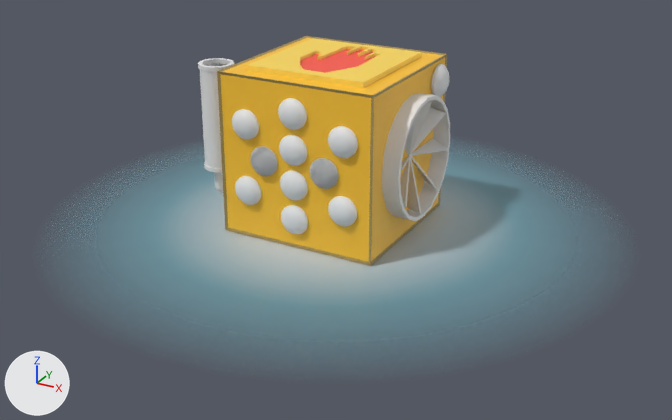
What one commit did to the glTF model static/puzzlebox.glb.
Camera for both pictures: a 50 mm lens placed at (5.27, -9.58, 4.9), pointed at (0.17, -0.3, 0.26). Lighting does not change. The marker at lower left points along +X, +Y and +Z. Where no turn or scale is listed for an object, it has been applied to the vertices. Vertices at the same position are counted once.

The older version as bpy lines, for what is in view:
```python
me_circle = bpy.data.meshes.new('Circle')
me_circle.from_pydata(...)  # 67 vertices, 99 faces; spans x -1.3..1.3, y -1.3..1.3, z 0.0
me_circle.materials.append(mat_material)
me_cylinder = bpy.data.meshes.new('Cylinder')
me_cylinder.from_pydata(...)  # 64 vertices, 64 faces; spans x -0.201..0.201, y -0.201..0.201, z -0.644..0.644
me_plane_002 = bpy.data.meshes.new('Plane.002')
me_plane_002.from_pydata(...)  # 4 vertices, 2 faces; spans x -0.539..0.539, y -0.724..0.724, z 0.0
me_plane_002.materials.append(mat_material)
ob_circle = bpy.data.objects.new('Circle', me_circle)
ob_circle.location = (0.0, 0.0, 0.0)
ob_circle.scale = (2.9, 2.9, 2.9)
ob_cylinder = bpy.data.objects.new('Cylinder', me_cylinder)
ob_cylinder.location = (-1.29, -0.66, 1.33)
ob_hand_inner = bpy.data.objects.new('hand-inner', me_plane_002)
ob_hand_inner.location = (0.0, -0.01, 2.05)
# also in view: 'Plane' at (1.11, 0.0, 1.02); 'Circle.002' at (0.0, -1.06, 1.03); 'hand-key' at (0.0, -0.01, 2.04); 'Cube' at (0.0, 0.0, 1.02); 'Circle.001' at (0.0, -1.06, 1.02)
```
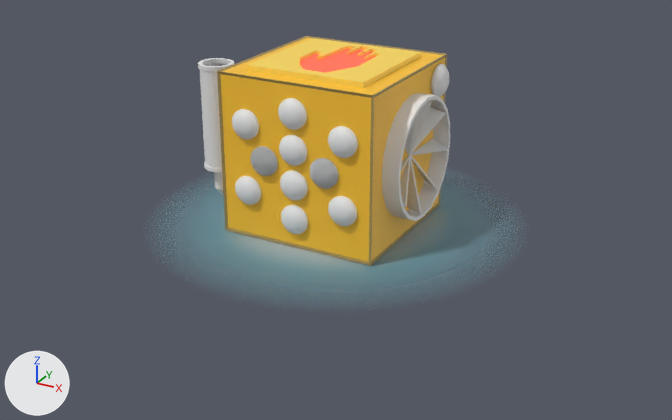
Location of each change, (x1, y1, x2, y2) in pixels of the pictures (672 x 420 px):
'Circle', rescaled (35% narrower, 41% shorter)
    before: (94, 152, 578, 342)
    after: (180, 181, 492, 292)
'hand-inner', recoloured
    both: (300, 49, 376, 73)

The change in detail:
me_plane_002 has 4 vertices, 2 faces and spans x -0.539..0.539, y -0.724..0.724, z 0.0.
me_plane_002 is used by ob_hand_inner; location (0.0, -0.01, 2.05).
me_plane_002 part 1: vertex colours changed.
Object 'Circle' (ob_circle) is rescaled from (2.9, 2.9, 2.9) to (1.9, 1.9, 1.9).
